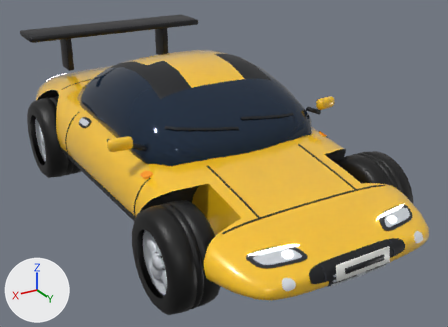
Renders of the glTF model godot/assets/cars/bolt.glb from each side of a commit.
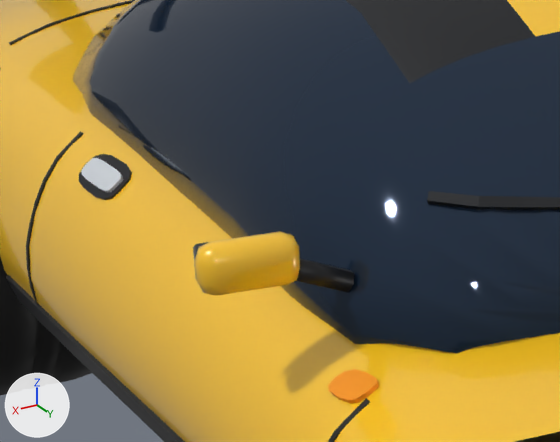
Each version appears first whole from a camera (50 mm lens) standing at (2.46, 4.6, 2.63) and looking at (-0.17, 0.22, 0.43), and next in a close-up on the part from 13% to 44% of the width and 24% to 58% of the height. Every picture has the same lights, and +X, +Y and +Z are marked at lower left. The last two pictures show the newer version. Vertices at exactly the same position are counted once.

Before the edit, the objects in view are built like this:
```python
me_body = bpy.data.meshes.new('Body')
me_body.from_pydata(...)  # 4821 vertices, 8779 faces; spans x -1.04..1.04, y -2.22..2.21, z 0.28..1.36
# faces by material slot: [2834, 4985, 608, 352]
me_body.materials.append(mat_paint)
me_body.materials.append(mat_detail)
me_body.materials.append(mat_glass)
me_body.materials.append(mat_lamp)
me_wheel_rr = bpy.data.meshes.new('Wheel_RR')
me_wheel_rr.from_pydata(...)  # 758 vertices, 1372 faces; spans x -0.214..0.214, y -0.4..0.4, z -0.4..0.4
me_wheel_rr.materials.append(mat_detail)
ob_body = bpy.data.objects.new('Body', me_body)
ob_body.location = (0.0, 0.0, 0.0)
ob_wheel_rr = bpy.data.objects.new('Wheel_RR', me_wheel_rr)
ob_wheel_rr.location = (0.87, -1.3, 0.4)
```
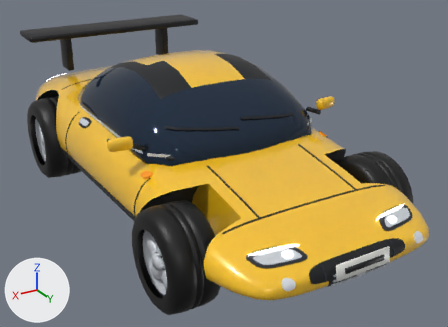
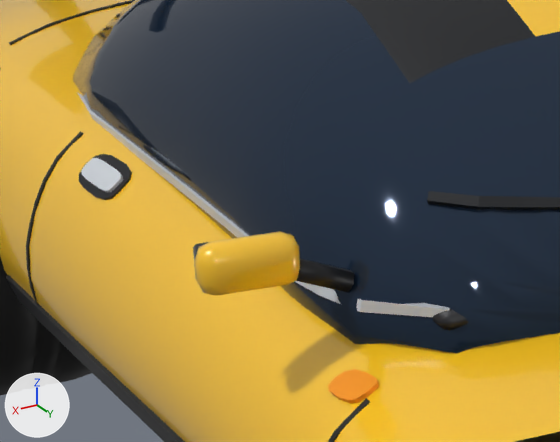
Edits to the scene script, one JSON object a line:
```json
{"block": "me_body", "where": "# used by ob_body; location = (0.0, 0.0, 0.0)"}
{"op": "remove", "block": "me_body", "code": "me_body.from_pydata(...)  # 4821 vertices, 8779 faces; spans x -1.04..1.04, y -2.22..2.21, z 0.28..1.36"}
{"op": "add", "block": "me_body", "code": "me_body.from_pydata(...)  # 5177 vertices, 9447 faces; spans x -1.04..1.04, y -2.22..2.21, z 0.28..1.36"}
{"block": "me_body", "change": "me_body part 1: 356 vertices added at x -0.81..0.81, y -1.0..0.8, z 0.84..1.23"}
```

Pixel boxes [x1, y1, x2, y2] of what changed, in the close-ups (560 x 442 px):
```json
{"part": 1, "of": "me_body", "change": "added", "after": [77, 92, 468, 330], "on screen": "mostly hidden"}
```
